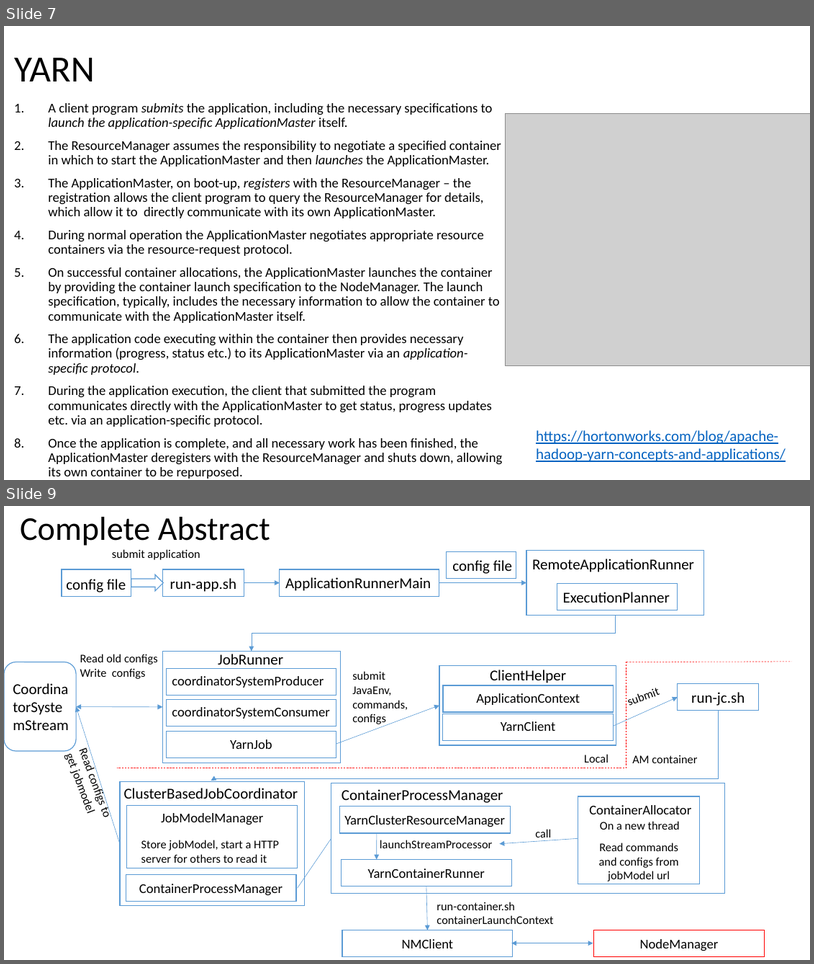
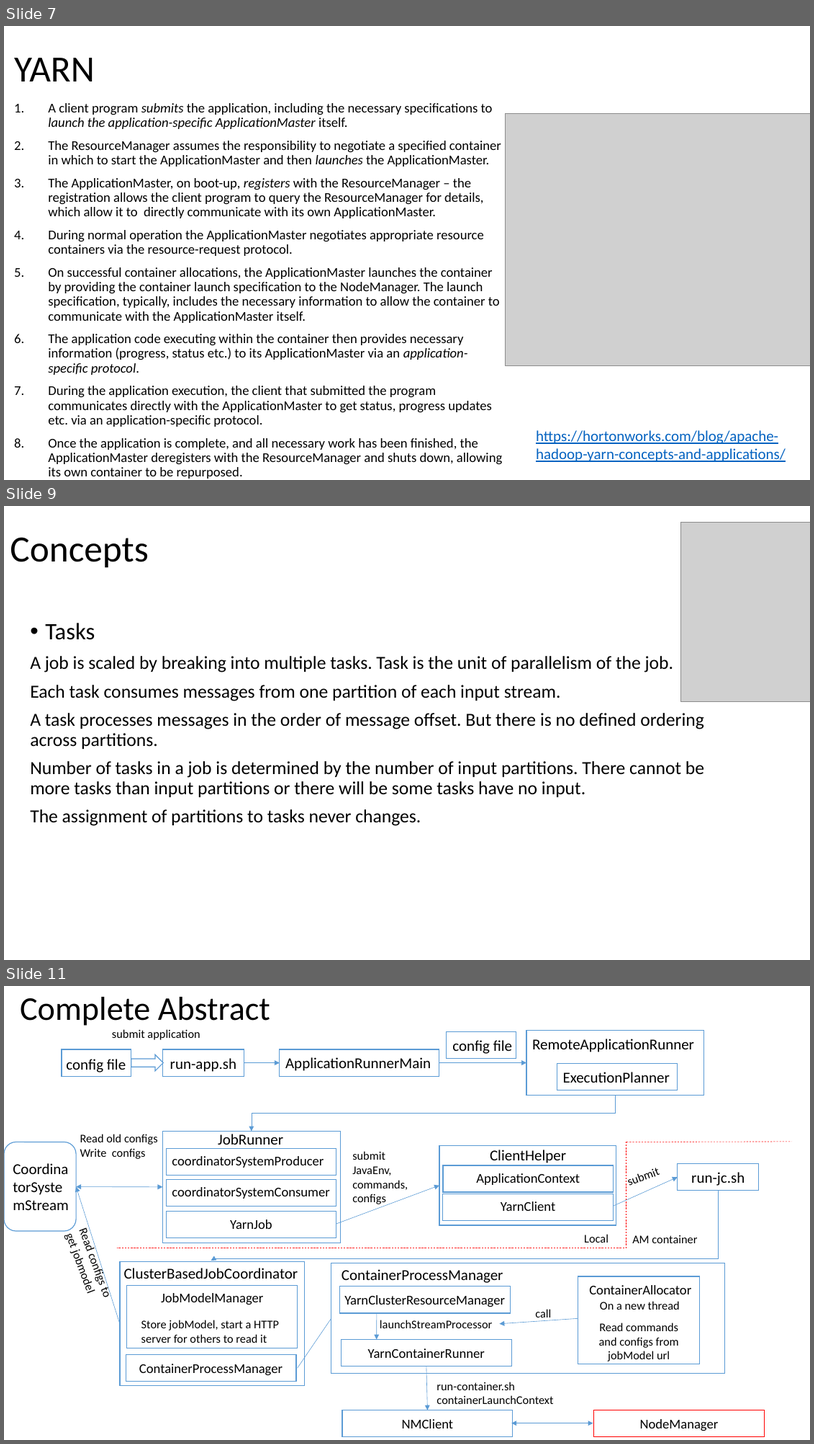
Before and after one commit to Swrrt/Samza-Documents, a slide deck: Documentation/SamzaStructure.pptx. Shown one above the other, each under a label of ours: slides 7 and 9 before the commit, slides 7, 9 and 11 after it; the slides between them are not shown. The pictures are 814x964 and 814x1444 pixels, drawn with LibreOffice and Linux fonts; fonts in the diff are those of the drawing; grey boxes stand for pictures. Boxes give left, top, right and bottom in pixels: in the first picture for what was removed or moved away, otherwise in the second. Text is boxed around its words. In the diff, an @@ line names an element or a change of style, - is before the commit and + after.

Commit message:
Concepts of Samza

```diff
--- a/Documentation/SamzaStructure.pptx
+++ b/Documentation/SamzaStructure.pptx
@@ slide 9 added at [4, 506, 810, 960], background #FFFFFF @@
@@ picture added at [682, 523, 810, 701] @@
@@ title added at [10, 537, 149, 568], 44 pt, text #000000 @@
+Concepts
@@ text added at [30, 623, 705, 826], 22 pt, text #000000 @@
+• Tasks
+A job is scaled by breaking into multiple tasks. Task is the unit of parallelism of the job.
+Each task consumes messages from one partition of each input stream.
+A task processes messages in the order of message offset. But there is no defined ordering across partitions.
+Number of tasks in a job is determined by the number of input partitions. There cannot be more tasks than input partitions or there will be some tasks have no input.
+The assignment of partitions to tasks never changes.
@@ what was slide 9 is now slide 11 @@
```
Also in this commit, not shown: 1 slide changed, 1 other slide added.
